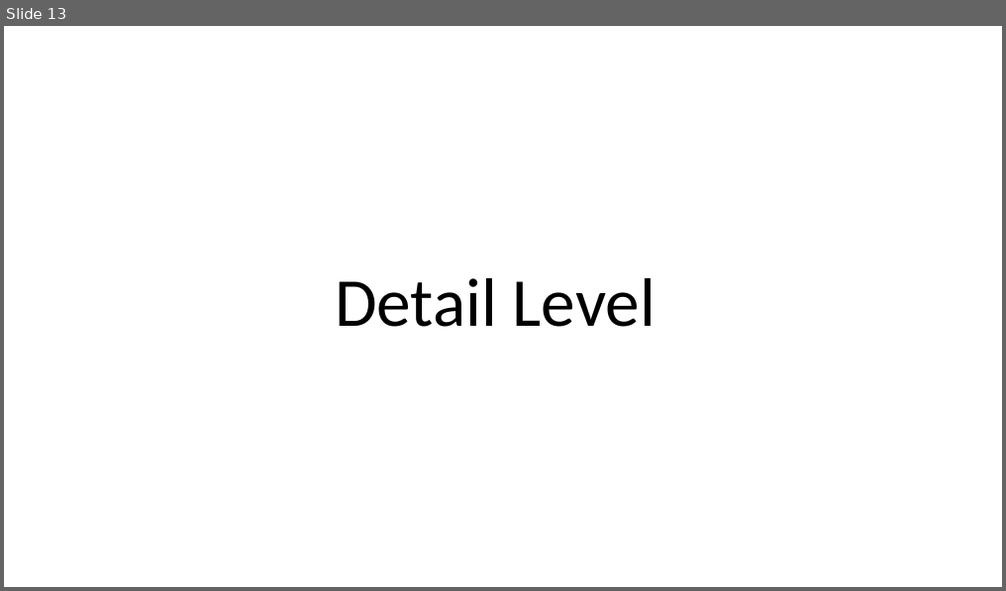
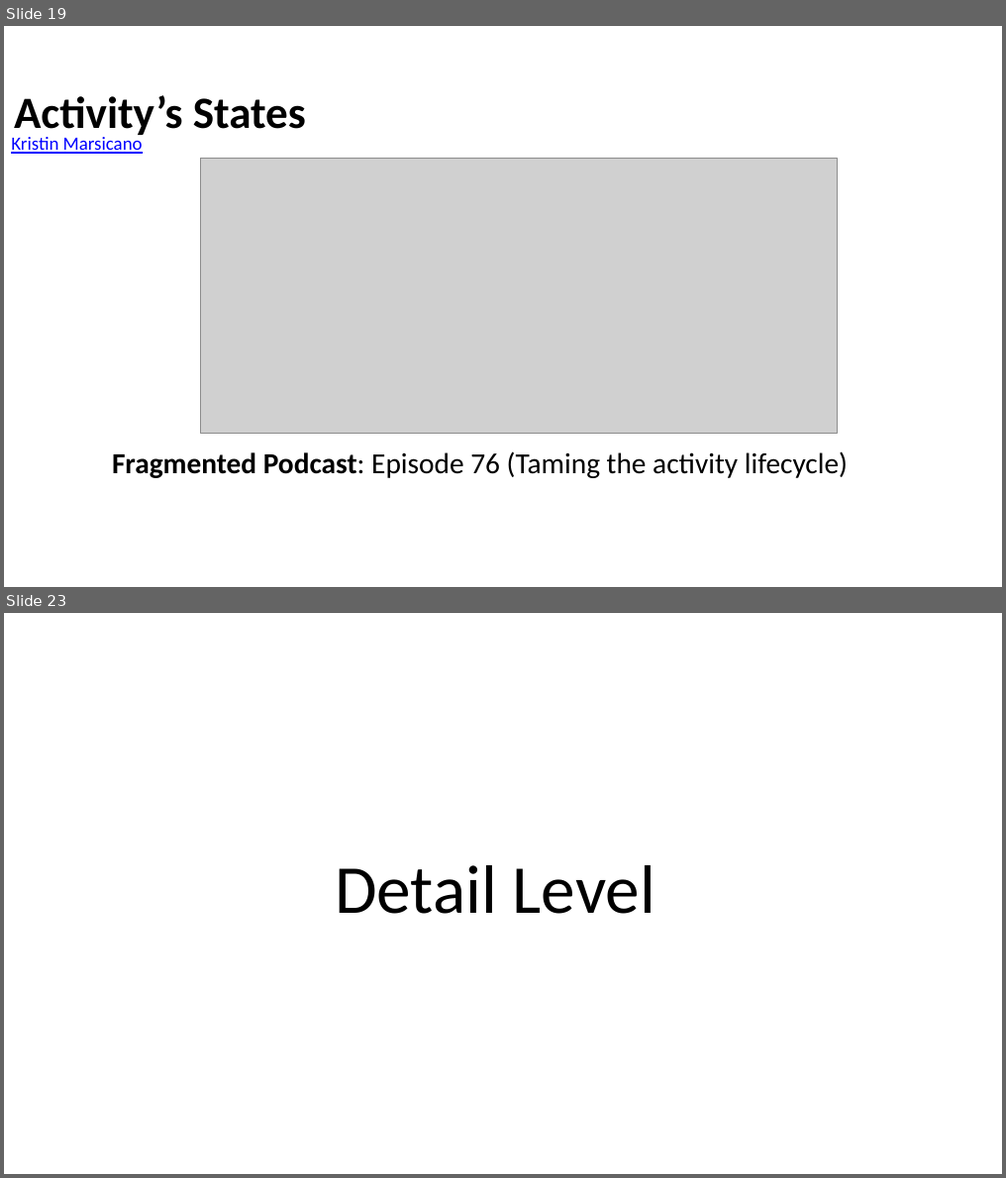
Before and after one commit to Batch-xx/Android-Lunch-Learn, a slide deck: slides/Android Studio_Activities_Fragments.pptx. Shown one above the other, each under a label of ours: slide 13 before the commit, slides 19 and 23 after it; the slides between them are not shown. The pictures are 1006x591 and 1006x1178 pixels, drawn with LibreOffice and Linux fonts; fonts in the diff are those of the drawing; grey boxes stand for pictures; background and template pictures are left out. Boxes give left, top, right and bottom in pixels: in the first picture for what was removed or moved away, otherwise in the second. Text is boxed around its words. In the diff, an @@ line names an element or a change of style, - is before the commit and + after.

```diff
--- a/slides/Android Studio_Activities_Fragments.pptx
+++ b/slides/Android Studio_Activities_Fragments.pptx
@@ slide 19 added at (4, 26, 1002, 587), background picture (left out) @@
@@ title added at (14, 95, 306, 139), 43 pt, text #000000, bold @@
+Activity’s States
@@ text added at (11, 137, 143, 154), 18 pt, text #0000FF, underline @@
+Kristin Marsicano
@@ picture added at (201, 159, 838, 433) @@
@@ text added at (112, 452, 847, 478), 28 pt, text #000000 @@
+Fragmented Podcast: Episode 76 (Taming the activity lifecycle)
@@ what was slide 13 is now slide 23 @@
```
Also in this commit, not shown: 3 slides changed, 14 other slides added, 12 slides removed, 28 other files.
